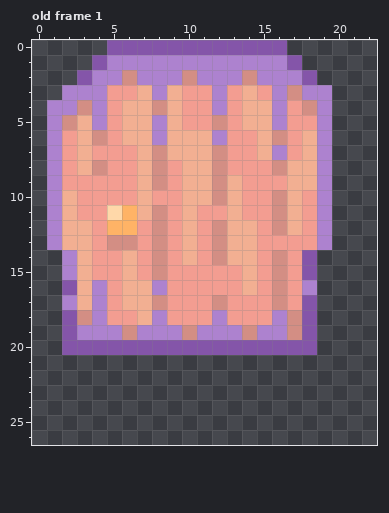
Edited in one commit: pixel-art file (assets/img/porte.aseprite). The picture above was drawn from the file before the commit.
49x30 pixels, 1 frame. Shown: old frame 1: x 0..22, y 0..26. The old version is drawn lined up with the new one, on the new canvas. The commit also changed other frames, which this record leaves out.
The result:
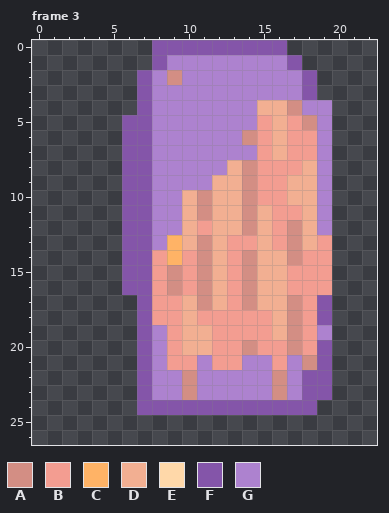
Palette (. is transparent): A #d38e84  B #f39d91  C #ffb366  D #f2af92  E #ffd8a9  F #8455a9  G #ad82cf
A new or re-ordered frame is compared with the old frame closest to it.
Changes in this commit:
canvas 49x30 -> 49x28 (the part of the old canvas that was cut away was empty and is not shown)
frames 1 -> 8
Changed rows in their new state; - is an unchanged pixel.
Frame 3 is new; against old frame 1:
first column x 1:
 0 ----...------------
 1 ---....F-----------
 2 --....F-AG---G-----
 3 -.....F-GGG-GGG-GF.
 4 ......FGGGG-GG-DAG-
 5 .....FF-GGGGGGBD-A-
 6 .....FF-GGG-GABD-B-
 7 .....FFGGGGGGGBD-B-
 8 .....FFGGGGGDA-BB--
 9 .....FFGGGGD-A-----
10 .....FFGG-AD-A-B-D-
11 .....FFGG-AD-ADBBD-
12 .....FFGG--D-ADBAD-
13 .....FFGC-ADBBD-ADB
14 -....FFBCBADBADDABB
15 -....FFBA-AD-ADD-BB
16 -....FFBA-AD-ADD-BB
17 -.....FB-DAD-ADDABF
18 -.....FB-D-B---D-BF
19 -.....F-BDDBBBBD-BG
20 -.....-GBDDBBABBABF
21 ------FGBBGBBGGBGAF
22 ------FGGAGGGGGAGFF
23 ------FGGAGGGGGAGFF
24 ------FFFFFFFFFFFF-
Where, in picture pixels (left, top, right, bottom), the same in both pictures:
changed: (47, 40, 332, 415)
